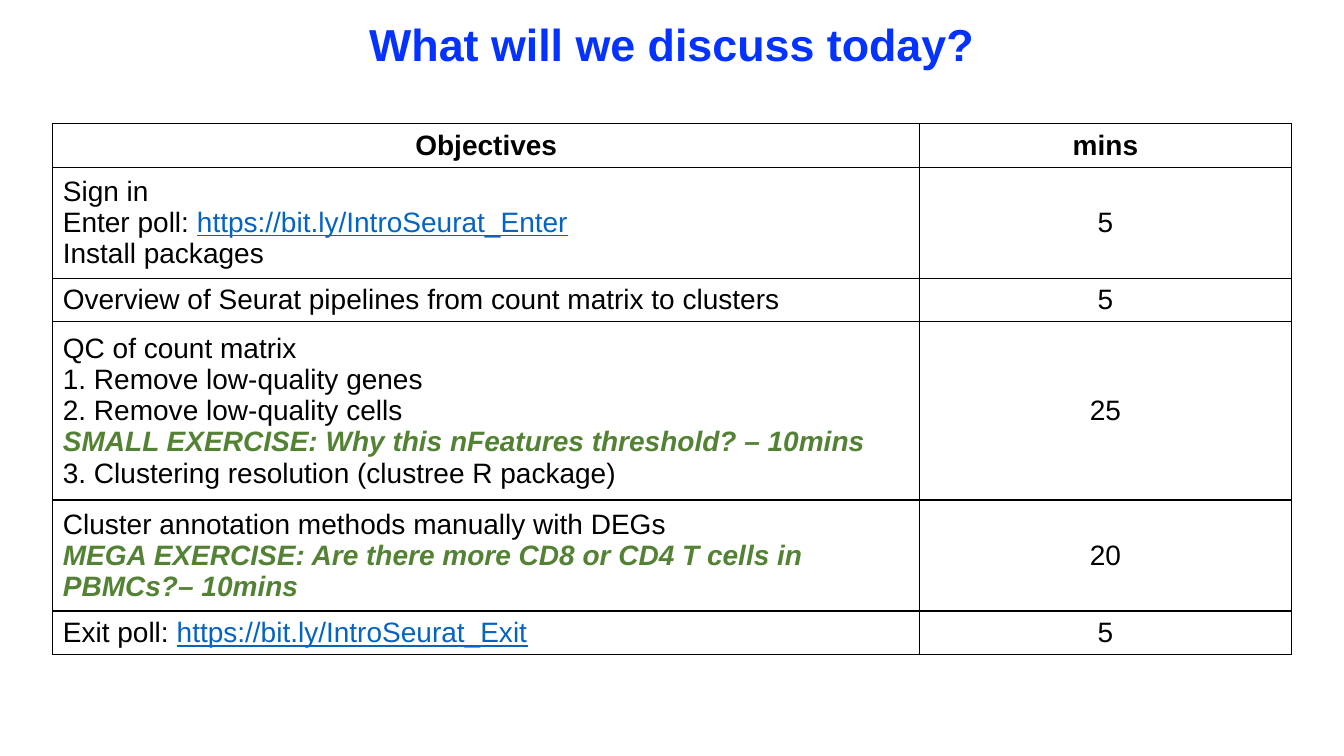
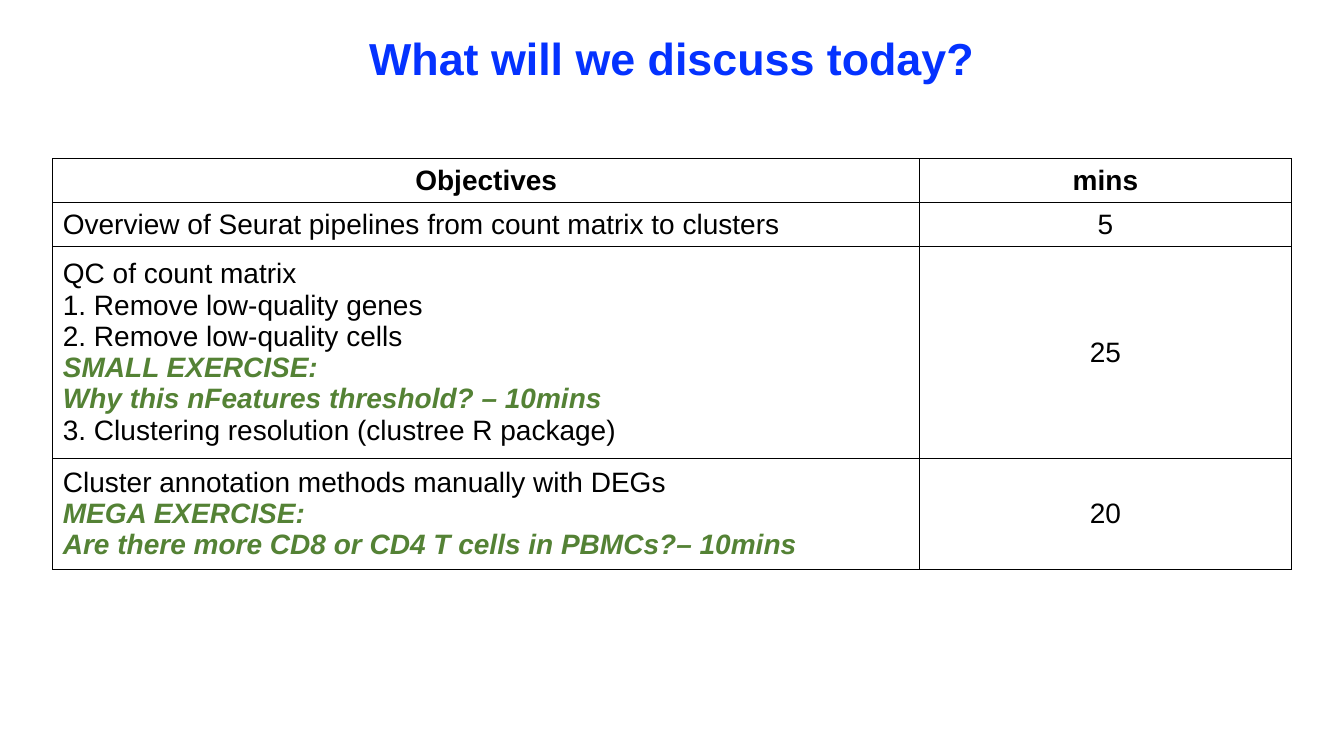
Before and after one commit to denvercal1234GitHub/learntoRfromNothing, a slide deck: slide 3 of 2022Nov11_IntroToSeuratWorkshop_QNN/2022Nov11_IntroToSeuratWorkshop_QNN.pptx. Drawn at 1344x756 pixels with LibreOffice and Linux fonts; fonts in the diff are those of the drawing. Boxes give left, top, right and bottom in pixels: in the first picture for what was removed or moved away, otherwise in the second. Text is boxed around its words. In the diff, an @@ line names an element or a change of style, - is before the commit and + after.

```diff
--- a/2022Nov11_IntroToSeuratWorkshop_QNN/2022Nov11_IntroToSeuratWorkshop_QNN.pptx
+++ b/2022Nov11_IntroToSeuratWorkshop_QNN/2022Nov11_IntroToSeuratWorkshop_QNN.pptx
@@ text "What will we discuss today?": place and size @@
-text "What will we discuss today?" at [369,28,974,70]
+text "What will we discuss today?" at [369,42,974,84]
@@ table at [52,159,1291,570] @@
-row 2: Sign in / Enter poll: https://bit.ly/IntroSeurat_Enter / Install packages | 5
-row 4: QC of count matrix / 1. Remove low-quality genes / 2. Remove low-quality cells / SMALL EXERCISE: Why this nFeatures threshold? – 10mins / 3. Clustering resolution (clustree R package) | 25
-row 5: Cluster annotation methods manually with DEGs / MEGA EXERCISE: Are there more CD8 or CD4 T cells in PBMCs?– 10mins | 20
-row 6: Exit poll: https://bit.ly/IntroSeurat_Exit | 5
+row 3: QC of count matrix / 1. Remove low-quality genes / 2. Remove low-quality cells / SMALL EXERCISE: / Why this nFeatures threshold? – 10mins / 3. Clustering resolution (clustree R package) | 25
+row 4: Cluster annotation methods manually with DEGs / MEGA EXERCISE: / Are there more CD8 or CD4 T cells in PBMCs?– 10mins | 20
@@ table: place and size @@
-table at [52,123,1291,654]
+table at [52,159,1291,570]
```
Also in this commit, not shown: 2 other slides changed, 5 other files.
